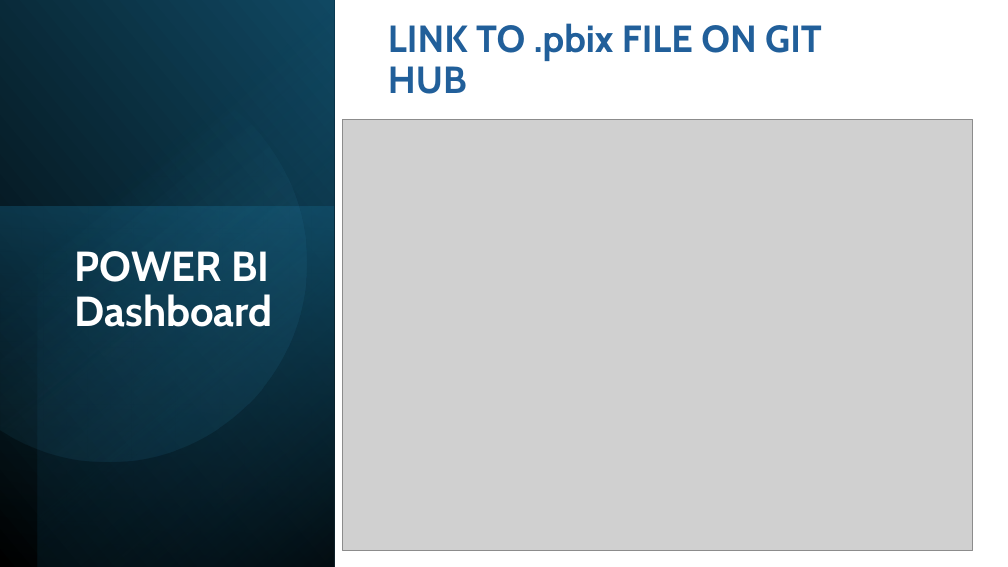
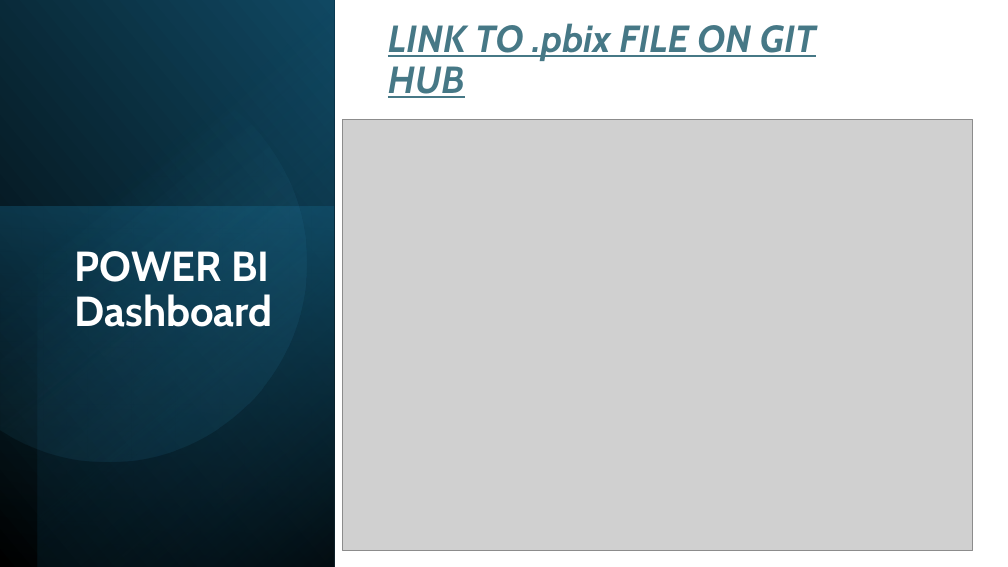
Before and after one commit to yugankXsingh/Climate-Change-Dashboard-Project, a slide deck: slide 3 of PROJECT REPORT/Climate Change.pptx. Drawn at 1008x567 pixels with LibreOffice and Linux fonts; fonts in the diff are those of the drawing; grey boxes stand for pictures. Boxes give left, top, right and bottom in pixels: in the first picture for what was removed or moved away, otherwise in the second. Text is boxed around its words. In the diff, an @@ line names an element or a change of style, - is before the commit and + after.

```diff
--- a/PROJECT REPORT/Climate Change.pptx
+++ b/PROJECT REPORT/Climate Change.pptx
@@ title "LINK TO .pbix FILE ON ..." at (388,23,816,98): text colour #215F9A to #467886, italic on, underline on @@
```
Also in this commit, not shown: 3 other slides changed, 1 slide removed, 1 other file.
